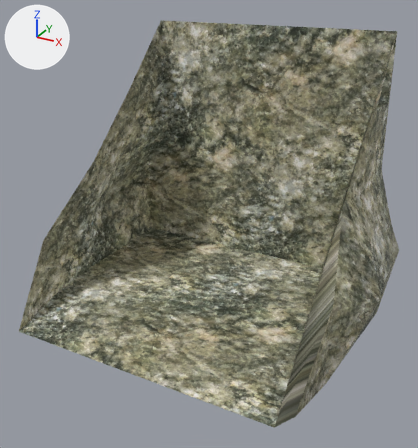
An edit to the OBJ model jcrpg/data/models/ground/rocksteep.obj, drawn before and after from the same camera.
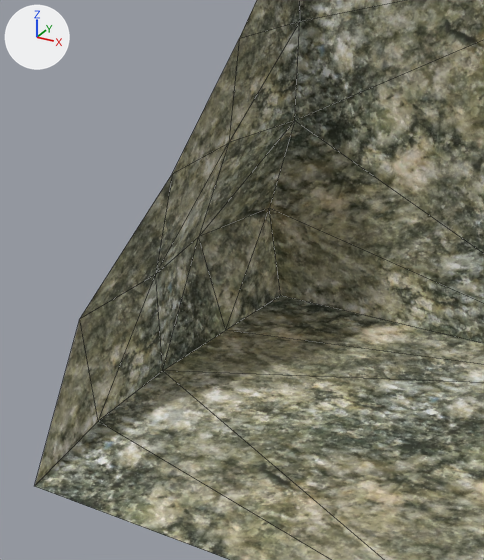
Each version is shown whole from a 50 mm camera at (1.91, -2.44, 1.4) aimed at (0.07, 0.91, -0.27), then close up on the part from 0% to 63% of the width and 15% to 83% of the height. Arrows for +X, +Y and +Z are at upper left; the lights stay in place. The close-ups show mesh edges as thin lines. Where no turn or scale is listed for an object, it has been applied to the vertices. Vertices at the same position are counted once.
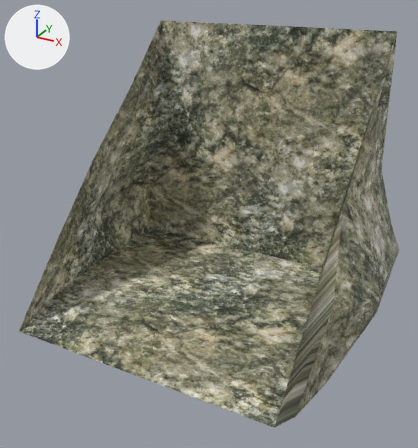
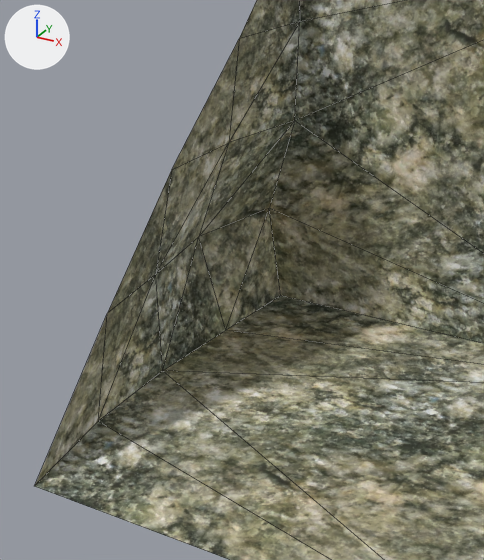
Changed parts and their boxes (x1, y1, x2, y2) in the close-ups (484 x 560 px; the box of a moved part takes in the faces that stretch with it):
part 1 of me_cube, moved or reshaped: (35, 40, 239, 485) in both

Patch to the scene script:
```diff
--- a/jcrpg/data/models/ground/rocksteep.obj.py
+++ b/jcrpg/data/models/ground/rocksteep.obj.py
@@ me_cube @@
 me_cube.from_pydata(...)  # 39 vertices, 52 faces; spans x -1.32..1.34, y 0.0..2.01, z -1.02..1.0
 # used by ob_cube; location = (0.0, 0.0, 0.0)
-me_cube.vertices[29].co = (-1.03, 1.0, 0.0)  # pixel (172, 173)
-me_cube.vertices[34].co = (-1.16, 0.5, -0.51)  # pixel (79, 318)
+# me_cube part 1
+me_cube.vertices[29].co = (-1.03, 1.0, 0.02)  # pixel (171, 169)
+me_cube.vertices[34].co = (-1.0, 0.5, -0.45)  # pixel (107, 313)
 me_cube.materials.append(mat_material_cave_wall_jpg)
```
